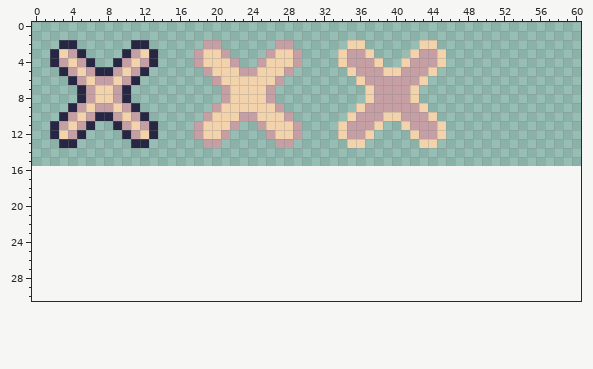
File history of a pixel-art sprite, TacTic/Art/X.png. The picture above was drawn from the file before the commit.
The file is 64x16 pixels. Shown: x 0..60, y 0..30. The old version is drawn lined up with the new one, on the new canvas.
The same view after the edit:
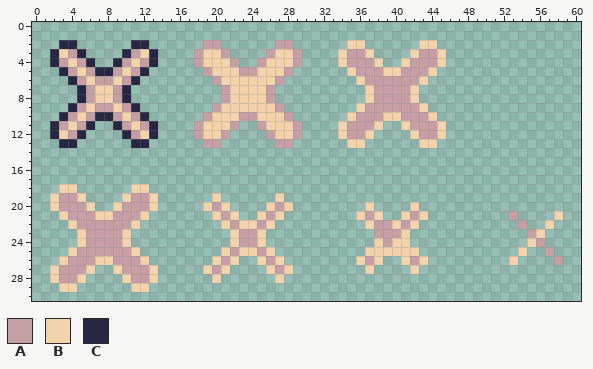
Palette (. is transparent): A #c69fa5  B #f2d3ab  C #272744
The exact change:
{"change": "canvas 64x16 -> 64x64"}
{"y":18,"x":3,"old":"..","new":"BB"}
{"y":18,"x":11,"old":"..","new":"BB"}
{"y":19,"x":2,"old":"....","new":"BAAB"}
{"y":19,"x":10,"old":"....","new":"BAAB"}
{"y":19,"x":20,"old":".","new":"B"}
{"y":19,"x":27,"old":".","new":"B"}
{"y":20,"x":2,"old":".....","new":"BAAAB"}
{"y":20,"x":9,"old":".....","new":"BAAAB"}
{"y":20,"x":19,"old":"...","new":"BAB"}
{"y":20,"x":26,"old":"...","new":"BAB"}
{"y":20,"x":37,"old":".","new":"B"}
{"y":20,"x":42,"old":".","new":"B"}
{"y":21,"x":3,"old":"..........","new":"BAAABBAAAB"}
{"y":21,"x":20,"old":"...","new":"BAB"}
{"y":21,"x":25,"old":"...","new":"BAB"}
{"y":21,"x":36,"old":"...","new":"BAB"}
{"y":21,"x":41,"old":"...","new":"BAB"}
{"y":21,"x":53,"old":".","new":"A"}
{"y":21,"x":58,"old":".","new":"B"}
{"y":22,"x":4,"old":"........","new":"BAAAAAAB"}
{"y":22,"x":21,"old":"......","new":"BABBAB"}
{"y":22,"x":37,"old":"......","new":"BAABAB"}
{"y":22,"x":54,"old":".","new":"A"}
{"y":22,"x":57,"old":".","new":"B"}
{"y":23,"x":5,"old":"......","new":"BAAAAB"}
{"y":23,"x":22,"old":"....","new":"BAAB"}
{"y":23,"x":38,"old":"....","new":"AAAB"}
{"y":23,"x":55,"old":"..","new":"AB"}
{"y":24,"x":5,"old":"......","new":"BAAAAB"}
{"y":24,"x":22,"old":"....","new":"BAAB"}
{"y":24,"x":38,"old":"....","new":"BABB"}
{"y":24,"x":55,"old":"..","new":"BA"}
{"y":25,"x":4,"old":"........","new":"BAAAAAAB"}
{"y":25,"x":21,"old":"......","new":"BABBAB"}
{"y":25,"x":37,"old":"......","new":"BBBBBB"}
{"y":25,"x":54,"old":".","new":"B"}
{"y":25,"x":57,"old":".","new":"A"}
{"y":26,"x":3,"old":"..........","new":"BAAABBAAAB"}
{"y":26,"x":20,"old":"...","new":"BAB"}
{"y":26,"x":25,"old":"...","new":"BAB"}
{"y":26,"x":36,"old":"...","new":"BAB"}
{"y":26,"x":41,"old":"...","new":"BAB"}
{"y":26,"x":53,"old":".","new":"B"}
{"y":26,"x":58,"old":".","new":"A"}
{"y":27,"x":2,"old":".....","new":"BAAAB"}
{"y":27,"x":9,"old":".....","new":"BAAAB"}
{"y":27,"x":19,"old":"...","new":"BAB"}
{"y":27,"x":26,"old":"...","new":"BAB"}
{"y":27,"x":37,"old":".","new":"B"}
{"y":27,"x":42,"old":".","new":"B"}
{"y":28,"x":2,"old":"....","new":"BAAB"}
{"y":28,"x":10,"old":"....","new":"BAAB"}
{"y":28,"x":20,"old":".","new":"B"}
{"y":28,"x":27,"old":".","new":"B"}
{"y":29,"x":3,"old":"..","new":"BB"}
{"y":29,"x":11,"old":"..","new":"BB"}
{"label":"added","picture_box":[50,184,158,292]}
{"label":"added","picture_box":[203,193,293,283]}
{"label":"added","picture_box":[356,202,428,274]}
{"label":"added","picture_box":[509,211,563,265]}
